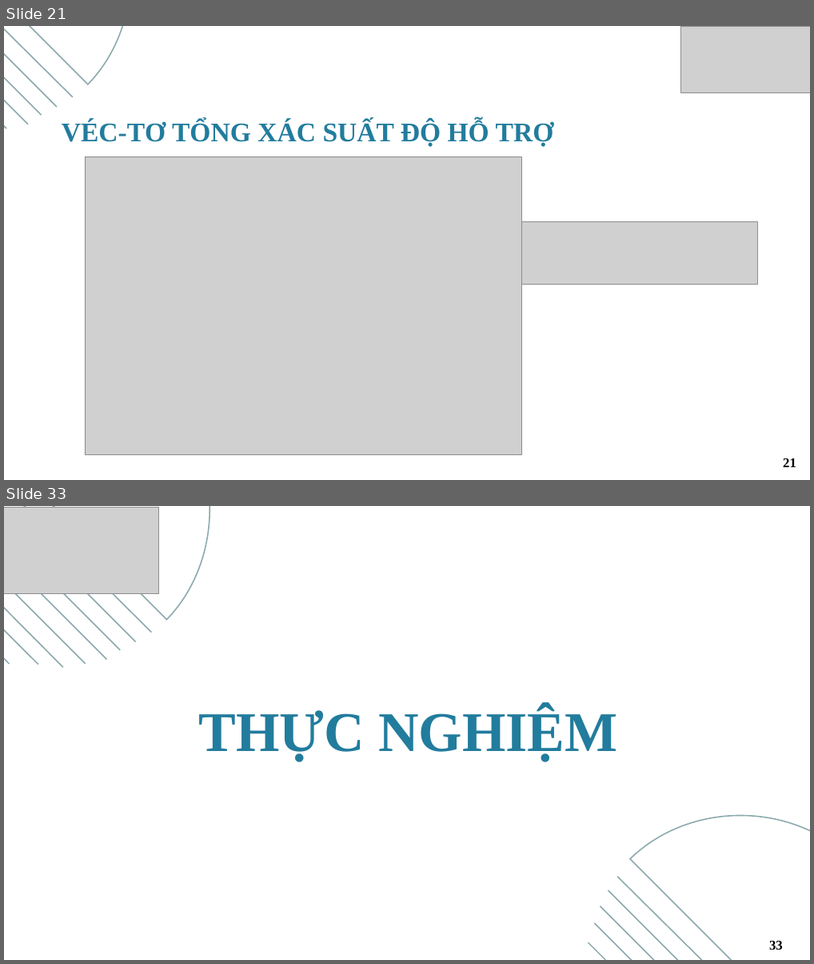
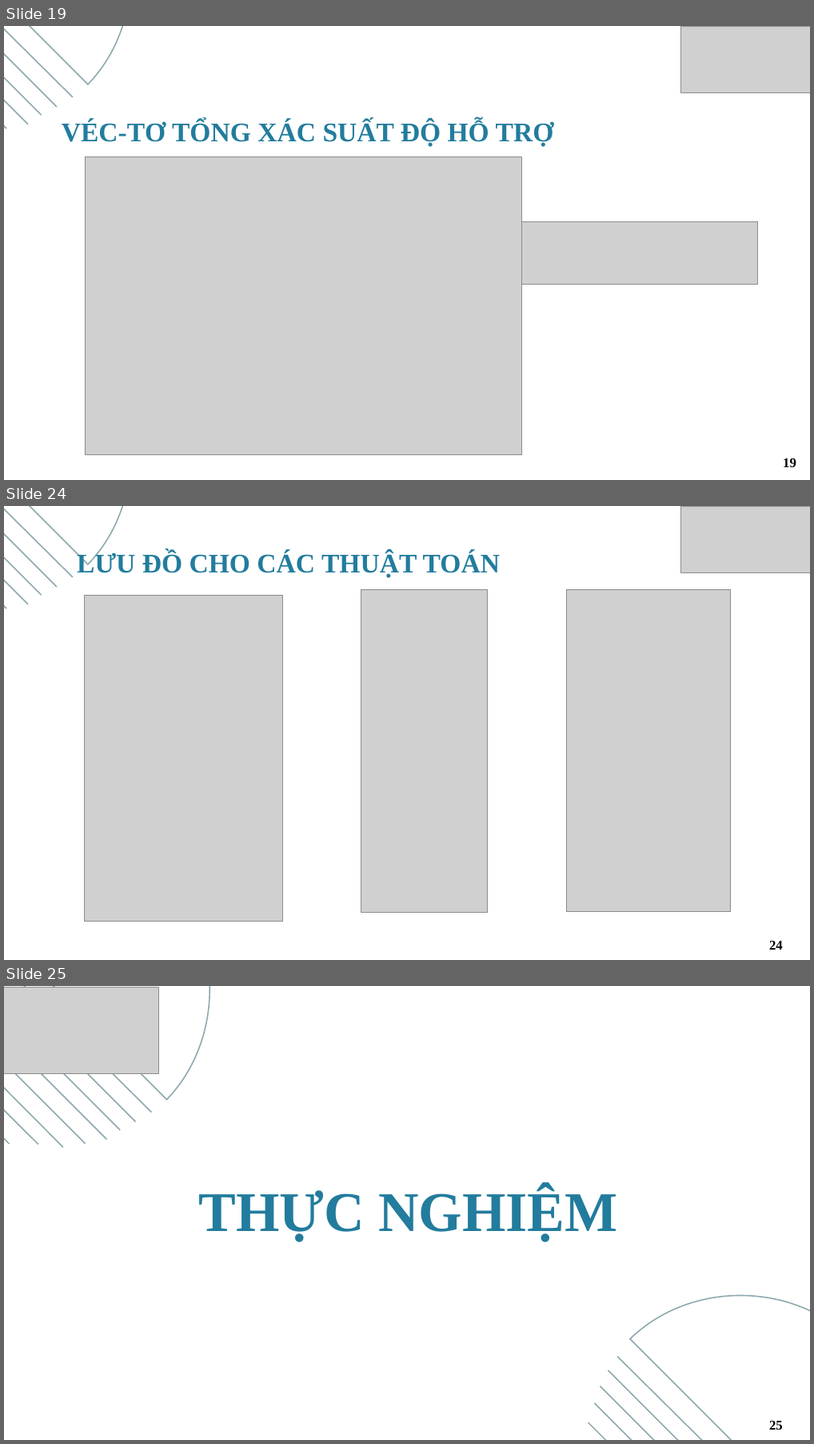
Before and after one commit to AceGnuh/khoa-luan, a slide deck: report/CD.8_NguyenChiThien_52000052.pptx. Shown one above the other, each under a label of ours: slides 21 and 33 before the commit, slides 19, 24 and 25 after it; the slides between them are not shown. The pictures are 814x964 and 814x1444 pixels, drawn with LibreOffice and Linux fonts; fonts in the diff are those of the drawing; grey boxes stand for pictures. Boxes give left, top, right and bottom in pixels: in the first picture for what was removed or moved away, otherwise in the second. Text is boxed around its words. In the diff, an @@ line names an element or a change of style, - is before the commit and + after.

```diff
--- a/report/CD.8_NguyenChiThien_52000052.pptx
+++ b/report/CD.8_NguyenChiThien_52000052.pptx
@@ slide 24 added at (4,506,810,960), background #FFFFFF @@
@@ freeform shape added at (4,506,199,564), outline #8CA9AD 2.25 pt @@
@@ line added from (4, 506) to (73, 577), #8CA9AD 2.25 pt @@
@@ line added from (4, 506) to (57, 587), #8CA9AD 2.25 pt @@
@@ line added from (4, 506) to (41, 595), #8CA9AD 2.25 pt @@
@@ line added from (4, 506) to (28, 604), #8CA9AD 2.25 pt @@
@@ line added from (4, 506) to (6, 608), #8CA9AD 2.25 pt @@
@@ picture added at (682,506,810,573) @@
@@ text added at (77,552,500,578), 48 pt, text #227C9D, bold @@
+LƯU ĐỒ CHO CÁC THUẬT TOÁN
@@ picture added at (84,595,282,921) @@
@@ picture added at (362,589,487,912) @@
@@ picture added at (566,589,730,911) @@
@@ page number added at (770,940,783,949), 24 pt, text #000000, bold @@
+24
@@ what was slide 21 is now slide 19 @@
@@ page number at (783,458,797,467): text changed @@
-21
+19
@@ what was slide 33 is now slide 25 @@
@@ page number at (770,1420,783,1429): text changed @@
-33
+25
```
Also in this commit, not shown: 7 slides changed, 3 other slides added, 15 slides removed.
